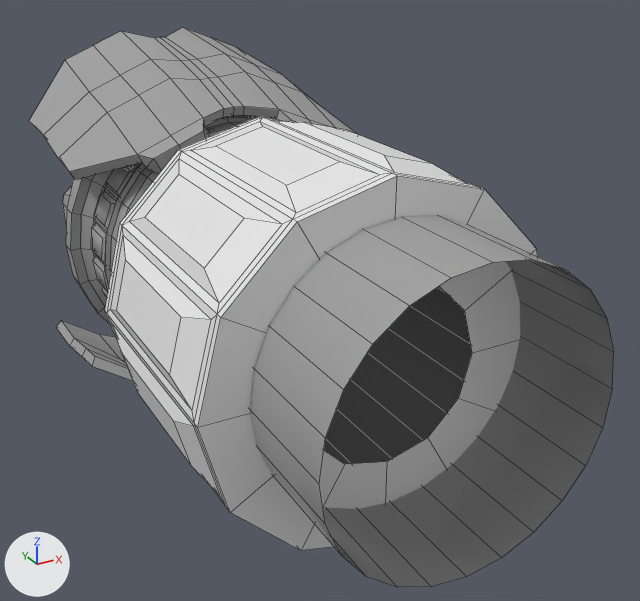
Renders of the FBX model Assets/3D Assets/Meshes/Arran/EngineTest/Engine_Down_Ani.fbx from each side of a commit.
One viewpoint serves both versions: a 50 mm camera at (-11.2, -24.1, 10.6) aimed at (1.1, -1.7, -0.6). Lighting does not change. The marker at lower left points along +X, +Y and +Z. The picture after the commit comes second. Both versions are drawn at frame 1 of the action 'Take 001'; the numbers are the values there. Mesh edges are drawn as thin lines.

In view in the first picture: 'Engine Cone_2_DownAni', 'Engine Cover_1', 'Engine cone Large Falp_1', 'Engine cone Large Falp_2' and 1 more.
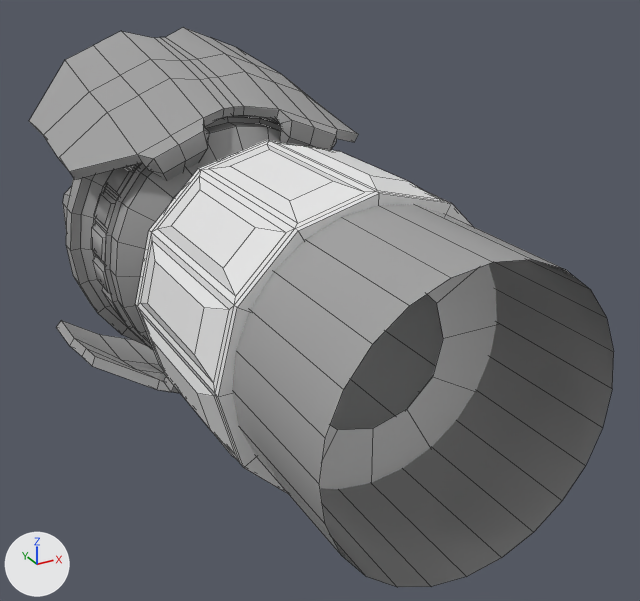
Location of each change, [x1, y1, x2, y2] in pixels of the pictures (640 x 601 px):
'Engine Cover_1', moved, rescaled (16% narrower, 18% shorter)
    before: [105, 116, 537, 550]
    after: [136, 140, 497, 494]

The change, as a list of edits to the scene's bpy script:
```text
Change me_mesh_001:
    used by ob_engine_cover_1; parent = ob_engine_cone_2_downani; location = (-20.15, 14.37, -927.0); scale = (1.32, 1.32, 1.32)
    remove me_mesh_001.from_pydata(...)  # 180 vertices, 168 faces; spans x -477.0..477.0, y -477.0..477.0, z 0.0..671.0
    add me_mesh_001.from_pydata(...)  # 180 vertices, 168 faces; spans x -477.0..477.0, y -76.0..878.0, z -671.0..0.0
    me_mesh_001 part 1: the whole mesh is moved by (0.0, 401.0, -671.0)
Change ob_engine_cover_1:
    ob_engine_cover_1.location: (-20.15, 14.37, -927.0) -> (-0.014, -442.6, -52.11)
    ob_engine_cover_1.scale: (1.32, 1.32, 1.32) -> (1.13, 1.13, 1.13)
```
